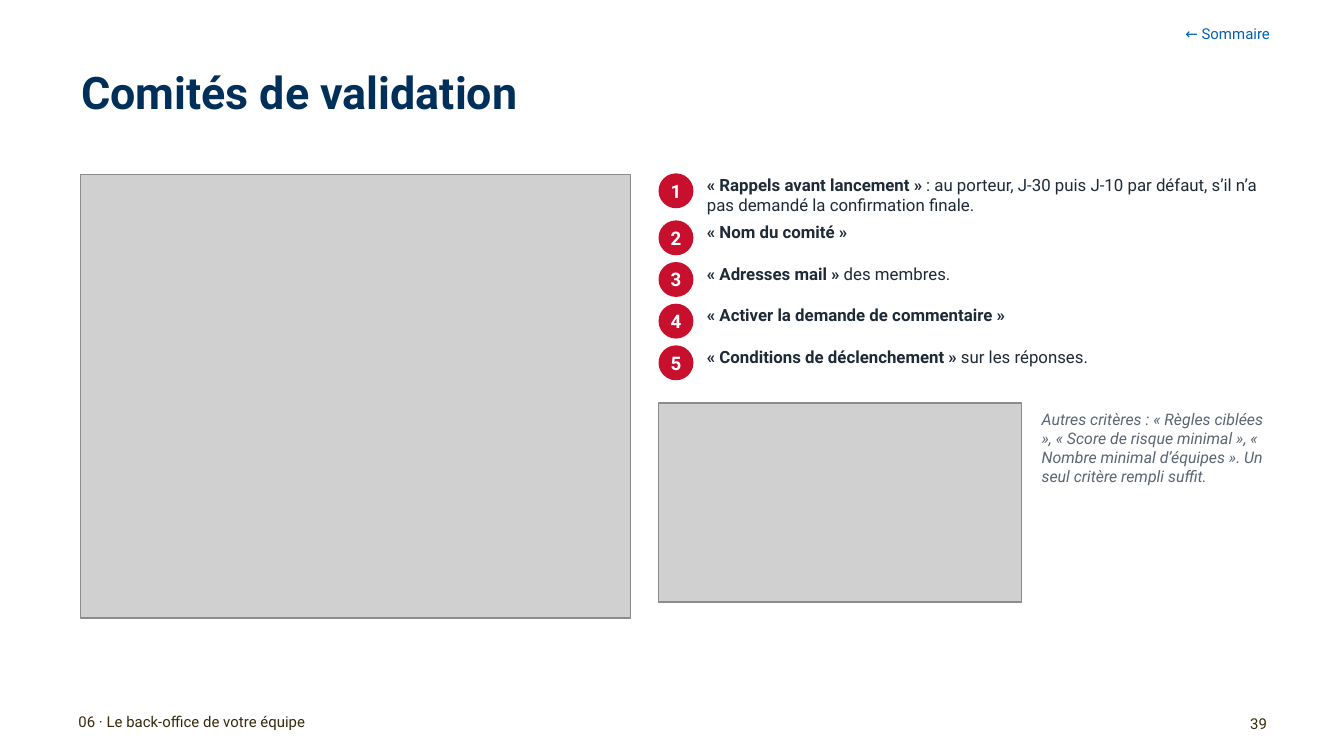
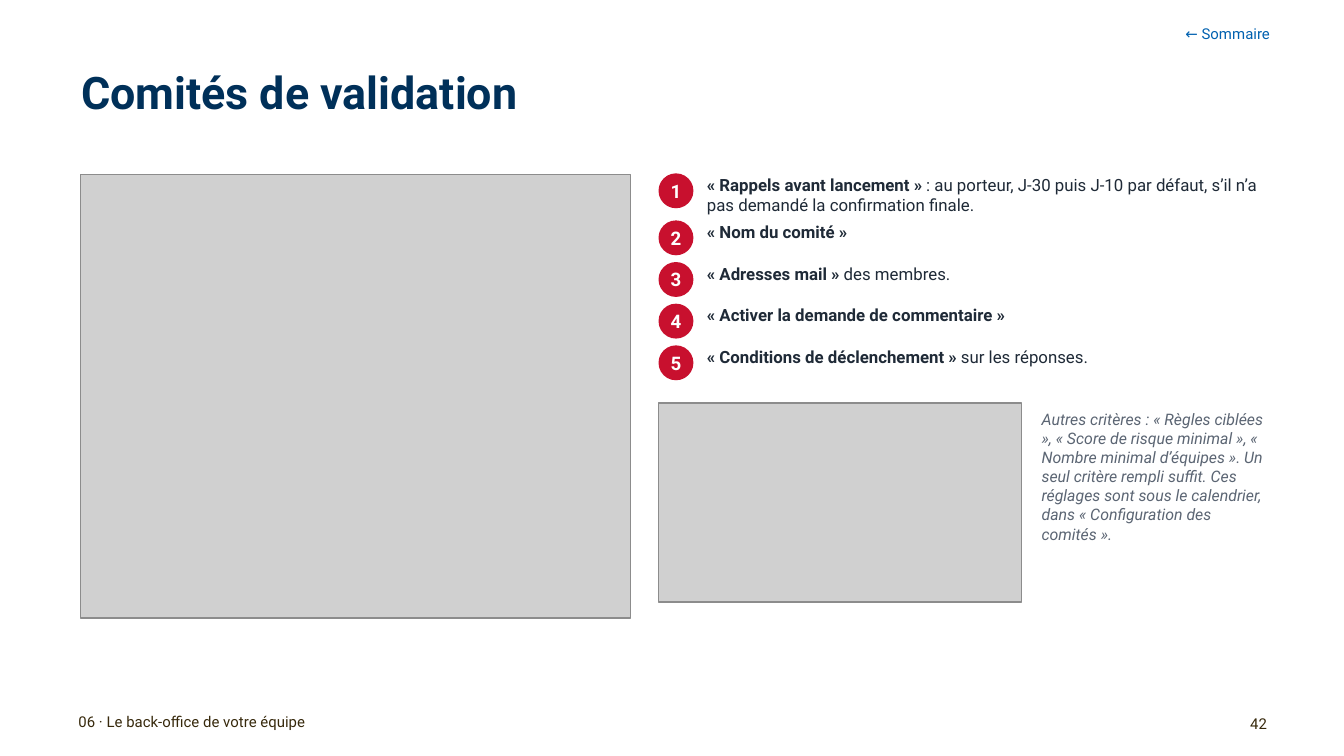
Before and after one commit to antoinelmariel-ux/ProjectNavigator, a slide deck: slide 42 of docs/Project Navigator_ Manuel SME.pptx (slide 39 before the commit). Drawn at 1344x756 pixels with LibreOffice and Linux fonts; fonts in the diff are those of the drawing; grey boxes stand for pictures; background and template pictures are left out. Boxes give left, top, right and bottom in pixels: in the first picture for what was removed or moved away, otherwise in the second. Text is boxed around its words. In the diff, an @@ line names an element or a change of style, - is before the commit and + after.

```diff
--- a/docs/Project Navigator_ Manuel SME.pptx
+++ b/docs/Project Navigator_ Manuel SME.pptx
@@ text at box(1042, 413, 1263, 540): text changed @@
-Autres critères : « Règles ciblées », « Score de risque minimal », « Nombre minimal d’équipes ». Un seul critère rempli suffit.
+Autres critères : « Règles ciblées », « Score de risque minimal », « Nombre minimal d’équipes ». Un seul critère rempli suffit. Ces réglages sont sous le calendrier, dans « Configuration des comités ».
@@ page number at box(1250, 718, 1267, 729): text changed @@
-39
+42
```
Also in this commit, not shown: 18 other slides changed, 3 slides added, 1 other file.
